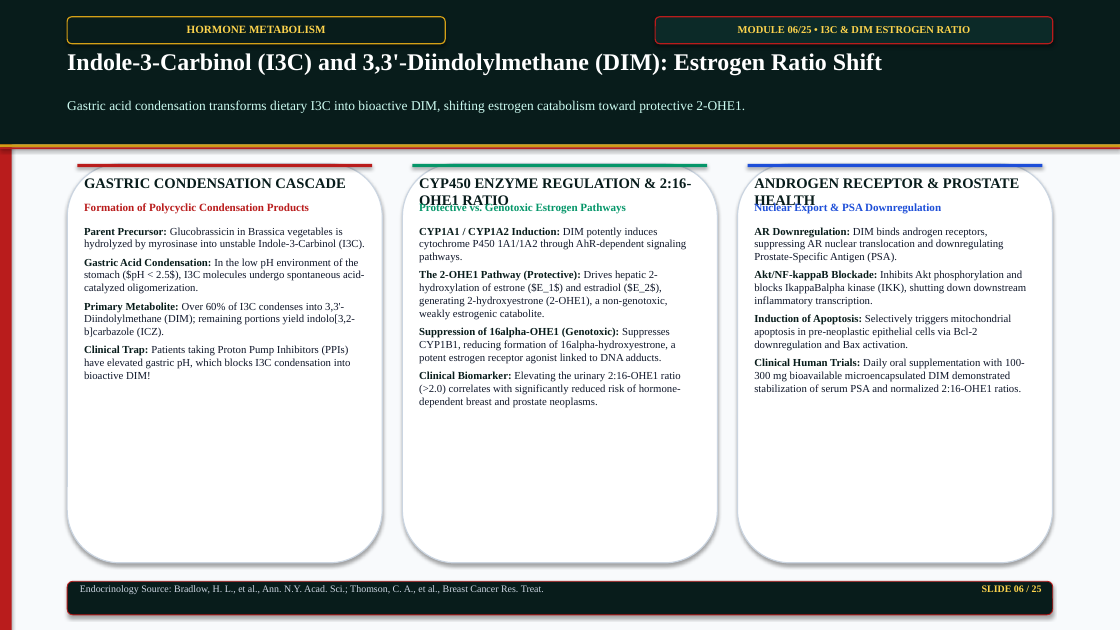
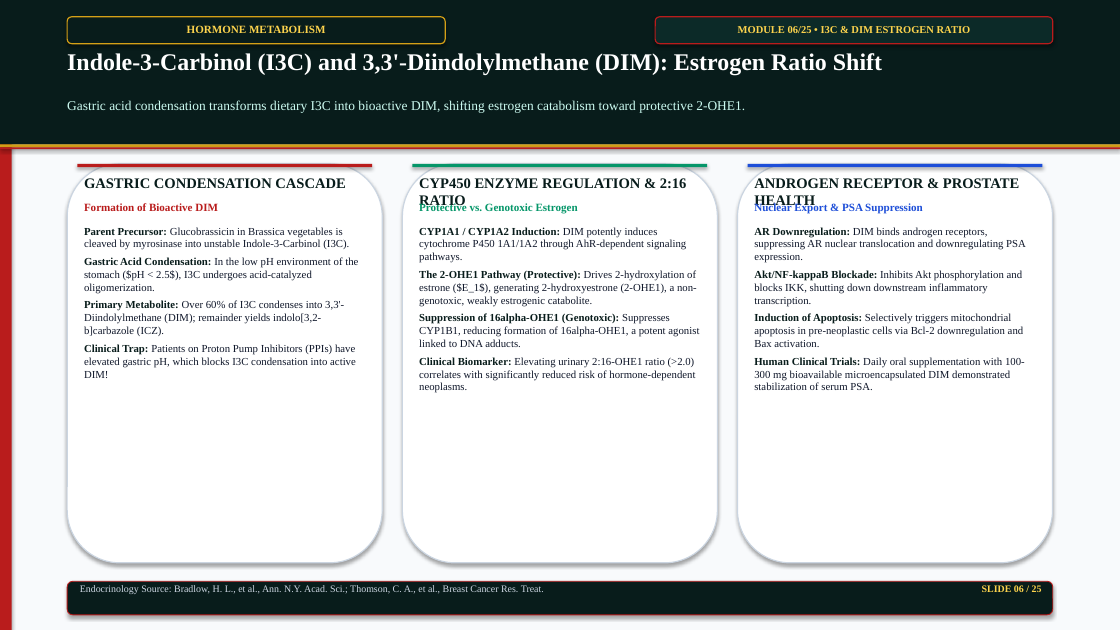
Before and after one commit to satyasanatan989/academic-presentation-engine, a slide deck: slide 6 of samples/phytochemicals_25slides_master_deck.pptx. Drawn at 1120x630 pixels with LibreOffice and Linux fonts; fonts in the diff are those of the drawing. Boxes give left, top, right and bottom in pixels: in the first picture for what was removed or moved away, otherwise in the second. Text is boxed around its words. In the diff, an @@ line names an element or a change of style, - is before the commit and + after.

```diff
--- a/samples/phytochemicals_25slides_master_deck.pptx
+++ b/samples/phytochemicals_25slides_master_deck.pptx
@@ text at (419, 176, 687, 209): text changed @@
-CYP450 ENZYME REGULATION & 2:16-OHE1 RATIO
+CYP450 ENZYME REGULATION & 2:16 RATIO
@@ text at (84, 203, 218, 211): text changed @@
-Formation of Polycyclic Condensation Products
+Formation of Bioactive DIM
@@ text at (419, 203, 578, 214): text changed @@
-Protective vs. Genotoxic Estrogen Pathways
+Protective vs. Genotoxic Estrogen
@@ text at (754, 203, 923, 214): text changed @@
-Nuclear Export & PSA Downregulation
+Nuclear Export & PSA Suppression
@@ text at (84, 227, 358, 378): text changed @@
-Parent Precursor: Glucobrassicin in Brassica vegetables is hydrolyzed by myrosinase into unstable Indole-3-Carbinol (I3C).
-Gastric Acid Condensation: In the low pH environment of the stomach ($pH < 2.5$), I3C molecules undergo spontaneous acid-catalyzed oligomerization.
-Primary Metabolite: Over 60% of I3C condenses into 3,3'-Diindolylmethane (DIM); remaining portions yield indolo[3,2-b]carbazole (ICZ).
-Clinical Trap: Patients taking Proton Pump Inhibitors (PPIs) have elevated gastric pH, which blocks I3C condensation into bioactive DIM!
+Parent Precursor: Glucobrassicin in Brassica vegetables is cleaved by myrosinase into unstable Indole-3-Carbinol (I3C).
+Gastric Acid Condensation: In the low pH environment of the stomach ($pH < 2.5$), I3C undergoes acid-catalyzed oligomerization.
+Primary Metabolite: Over 60% of I3C condenses into 3,3'-Diindolylmethane (DIM); remainder yields indolo[3,2-b]carbazole (ICZ).
+Clinical Trap: Patients on Proton Pump Inhibitors (PPIs) have elevated gastric pH, which blocks I3C condensation into active DIM!
@@ text at (754, 227, 1026, 390): text changed @@
-AR Downregulation: DIM binds androgen receptors, suppressing AR nuclear translocation and downregulating Prostate-Specific Antigen (PSA).
-Akt/NF-kappaB Blockade: Inhibits Akt phosphorylation and blocks IkappaBalpha kinase (IKK), shutting down downstream inflammatory transcription.
-Induction of Apoptosis: Selectively triggers mitochondrial apoptosis in pre-neoplastic epithelial cells via Bcl-2 downregulation and Bax activation.
-Clinical Human Trials: Daily oral supplementation with 100-300 mg bioavailable microencapsulated DIM demonstrated stabilization of serum PSA and normalized 2:16-OHE1 ratios.
+AR Downregulation: DIM binds androgen receptors, suppressing AR nuclear translocation and downregulating PSA expression.
+Akt/NF-kappaB Blockade: Inhibits Akt phosphorylation and blocks IKK, shutting down downstream inflammatory transcription.
+Induction of Apoptosis: Selectively triggers mitochondrial apoptosis in pre-neoplastic cells via Bcl-2 downregulation and Bax activation.
+Human Clinical Trials: Daily oral supplementation with 100-300 mg bioavailable microencapsulated DIM demonstrated stabilization of serum PSA.
@@ text at (419, 270, 699, 393): text changed @@
-The 2-OHE1 Pathway (Protective): Drives hepatic 2-hydroxylation of estrone ($E_1$) and estradiol ($E_2$), generating 2-hydroxyestrone (2-OHE1), a non-genotoxic, weakly estrogenic catabolite.
-Suppression of 16alpha-OHE1 (Genotoxic): Suppresses CYP1B1, reducing formation of 16alpha-hydroxyestrone, a potent estrogen receptor agonist linked to DNA adducts.
-Clinical Biomarker: Elevating the urinary 2:16-OHE1 ratio (>2.0) correlates with significantly reduced risk of hormone-dependent breast and prostate neoplasms.
+The 2-OHE1 Pathway (Protective): Drives 2-hydroxylation of estrone ($E_1$), generating 2-hydroxyestrone (2-OHE1), a non-genotoxic, weakly estrogenic catabolite.
+Suppression of 16alpha-OHE1 (Genotoxic): Suppresses CYP1B1, reducing formation of 16alpha-OHE1, a potent agonist linked to DNA adducts.
+Clinical Biomarker: Elevating urinary 2:16-OHE1 ratio (>2.0) correlates with significantly reduced risk of hormone-dependent neoplasms.
```
Also in this commit, not shown: 21 other slides changed, 24 other files.
